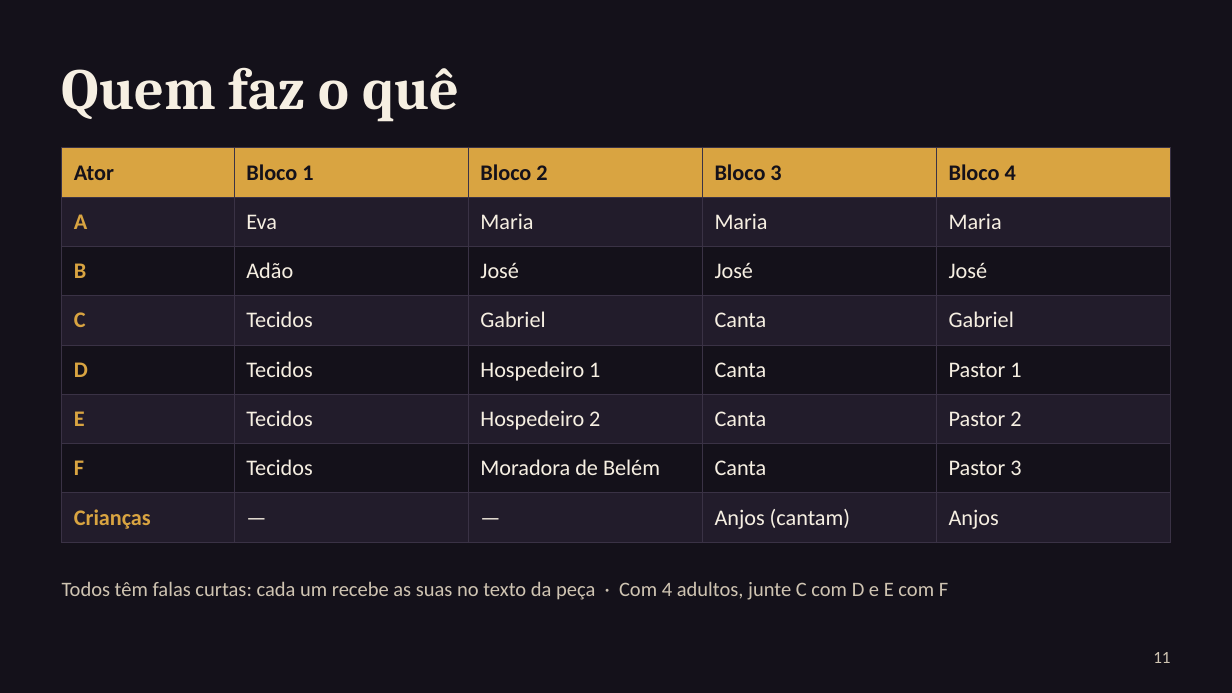
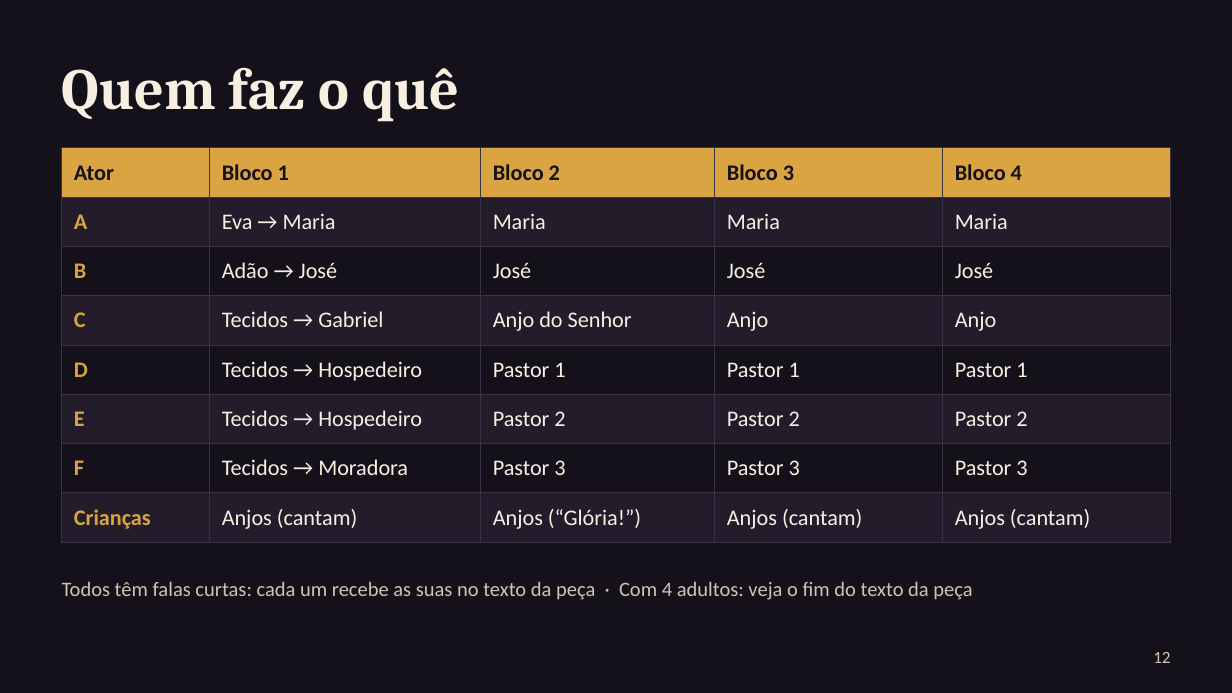
Before and after one commit to MatheusXd1227/Rob-IA-BTG, a slide deck: slide 12 of teatro/apresentacao-peca-natal.pptx (slide 11 before the commit). Drawn at 1232x693 pixels with LibreOffice and Linux fonts; fonts in the diff are those of the drawing. Boxes give left, top, right and bottom in pixels: in the first picture for what was removed or moved away, otherwise in the second. Text is boxed around its words. In the diff, an @@ line names an element or a change of style, - is before the commit and + after.

```diff
--- a/teatro/apresentacao-peca-natal.pptx
+++ b/teatro/apresentacao-peca-natal.pptx
@@ table at box(62, 148, 1170, 533) @@
-row 2, column 2: Eva
+row 2, column 2: Eva → Maria
-row 3, column 2: Adão
+row 3, column 2: Adão → José
-row 4: C | Tecidos | Gabriel | Canta | Gabriel
+row 4: C | Tecidos → Gabriel | Anjo do Senhor | Anjo | Anjo
-row 5: D | Tecidos | Hospedeiro 1 | Canta | Pastor 1
+row 5: D | Tecidos → Hospedeiro | Pastor 1 | Pastor 1 | Pastor 1
-row 6: E | Tecidos | Hospedeiro 2 | Canta | Pastor 2
+row 6: E | Tecidos → Hospedeiro | Pastor 2 | Pastor 2 | Pastor 2
-row 7: F | Tecidos | Moradora de Belém | Canta | Pastor 3
+row 7: F | Tecidos → Moradora | Pastor 3 | Pastor 3 | Pastor 3
-row 8: Crianças | — | — | Anjos (cantam) | Anjos
+row 8: Crianças | Anjos (cantam) | Anjos (“Glória!”) | Anjos (cantam) | Anjos (cantam)
@@ text at box(62, 581, 972, 600): text changed @@
-Todos têm falas curtas: cada um recebe as suas no texto da peça · Com 4 adultos, junte C com D e E com F
+Todos têm falas curtas: cada um recebe as suas no texto da peça · Com 4 adultos: veja o fim do texto da peça
@@ page number at box(1153, 652, 1170, 663): text changed @@
-11
+12
```
Also in this commit, not shown: 9 other slides changed, 1 slide added, 2 other files.
